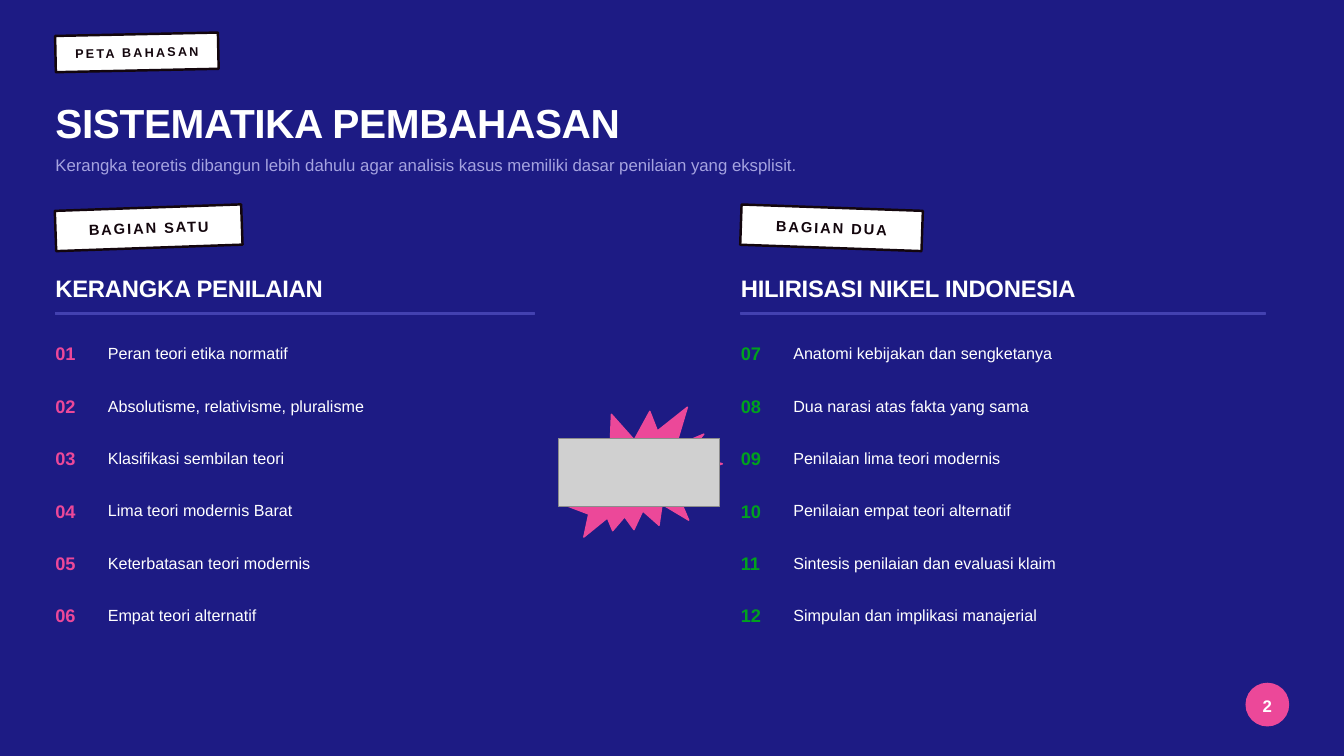
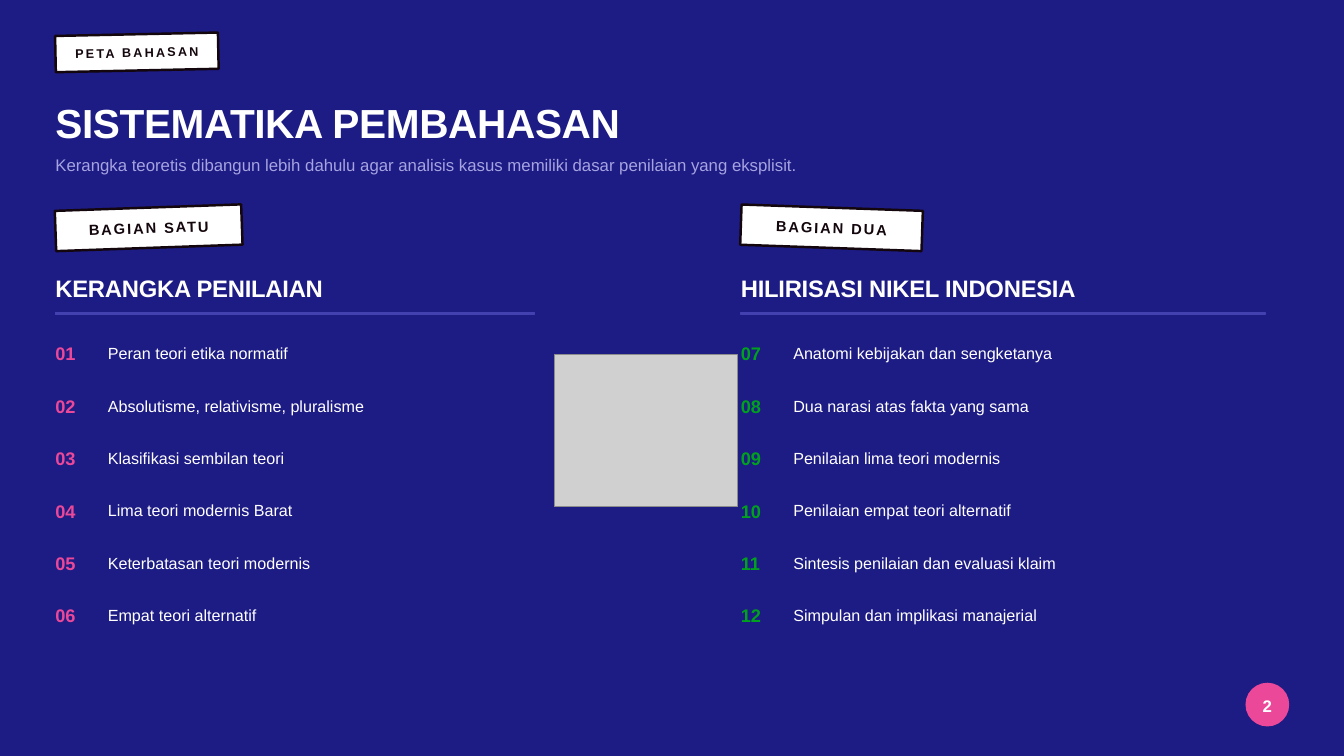
Before and after one commit to aslihabnuri/Dom-Manipulation, a slide deck: slide 2 of business-ethics/WOW-Business-Ethics-Hilirisasi-Nikel.pptx. Drawn at 1344x756 pixels with LibreOffice and Linux fonts; fonts in the diff are those of the drawing; grey boxes stand for pictures; background and template pictures are left out. Boxes give left, top, right and bottom in pixels: in the first picture for what was removed or moved away, otherwise in the second. Text is boxed around its words. In the diff, an @@ line names an element or a change of style, - is before the commit and + after.

```diff
--- a/business-ethics/WOW-Business-Ethics-Hilirisasi-Nikel.pptx
+++ b/business-ethics/WOW-Business-Ethics-Hilirisasi-Nikel.pptx
@@ picture added at (x1=555, y1=355, x2=738, y2=507) @@
@@ irregular seal removed at (x1=551, y1=382, x2=734, y2=566) @@
@@ picture removed at (x1=559, y1=439, x2=720, y2=506) @@
```
Also in this commit, not shown: 2 other slides changed, 9 other files.
